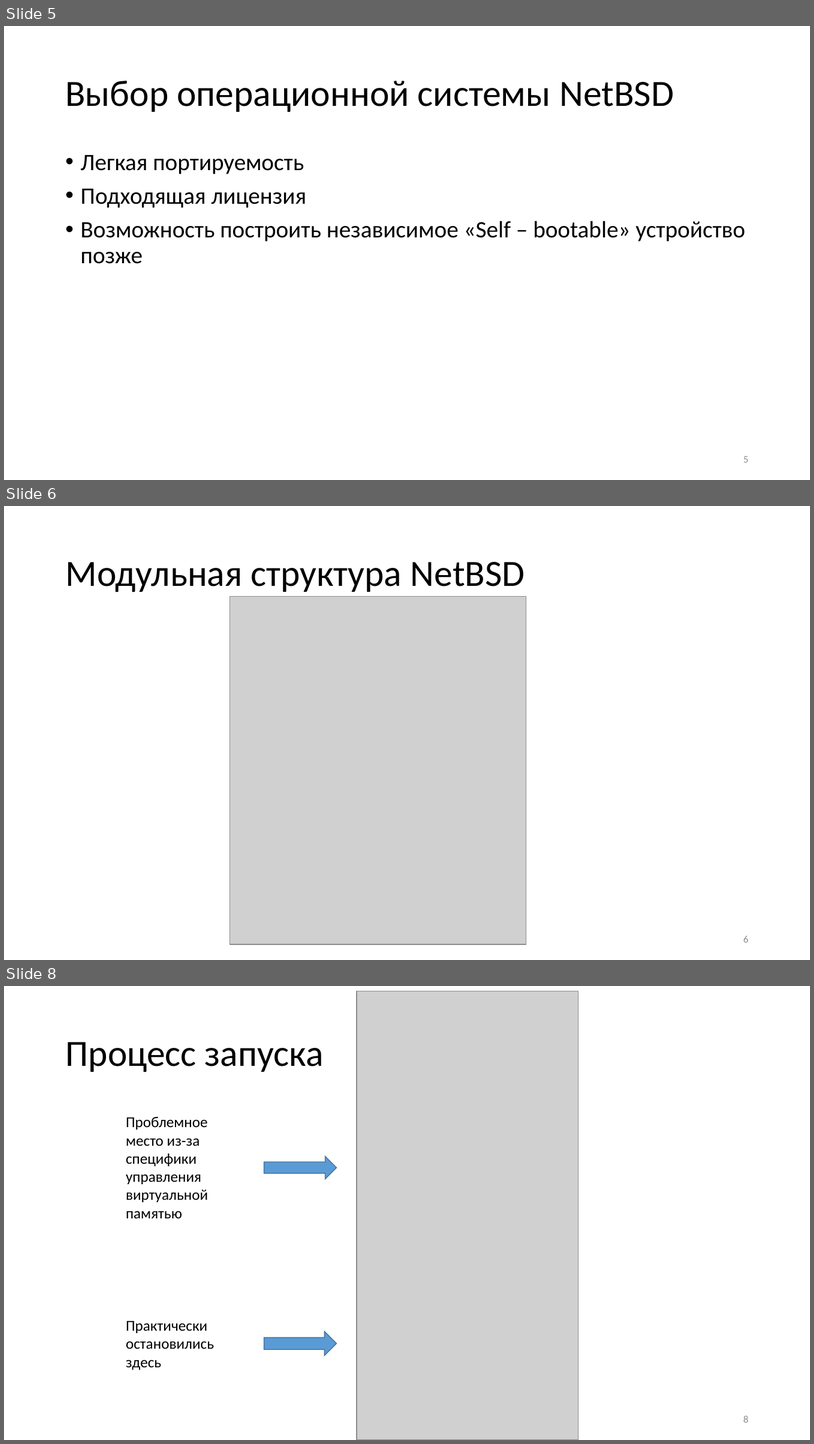
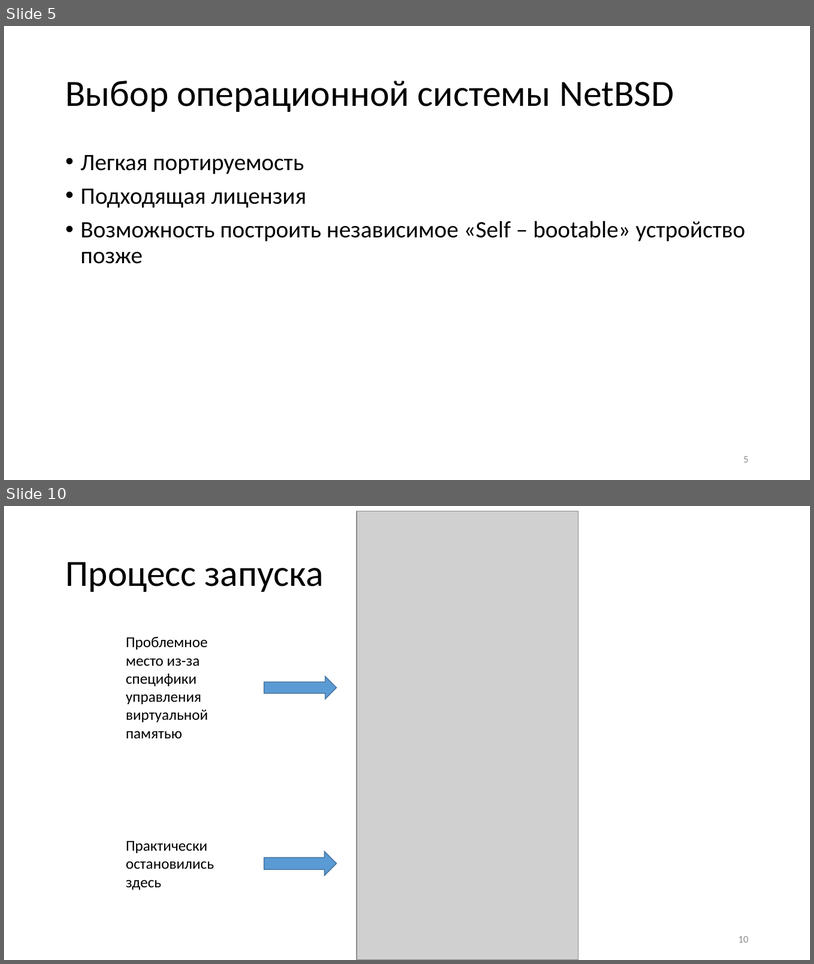
Before and after one commit to masterCopipaster/mag_diploma, a slide deck: Адаптация Операционной системы NetBSD к гетерогенной вычислительной системе.pptx. Shown one above the other, each under a label of ours: slides 5, 6 and 8 before the commit, slides 5 and 10 after it; the slides between them are not shown. The pictures are 814x1444 and 814x964 pixels, drawn with LibreOffice and Linux fonts; fonts in the diff are those of the drawing; grey boxes stand for pictures. Boxes give left, top, right and bottom in pixels: in the first picture for what was removed or moved away, otherwise in the second. Text is boxed around its words. In the diff, an @@ line names an element or a change of style, - is before the commit and + after.

```diff
--- a/Адаптация Операционной системы NetBSD к гетерогенной вычислительной системе.pptx
+++ b/Адаптация Операционной системы NetBSD к гетерогенной вычислительной системе.pptx
@@ slide 6 removed at (x1=4, y1=506, x2=810, y2=960), background #FFFFFF @@
@@ title removed at (x1=65, y1=562, x2=525, y2=592) @@
-Модульная структура NetBSD
@@ picture removed at (x1=230, y1=596, x2=527, y2=944) @@
@@ page number removed at (x1=744, y1=936, x2=749, y2=942) @@
-6
@@ what was slide 8 is now slide 10 @@
@@ page number at (x1=738, y1=936, x2=749, y2=942): text changed @@
-8
+10
```
Also in this commit, not shown: 3 slides changed, 5 slides added, 2 other slides removed, 43 other files.
